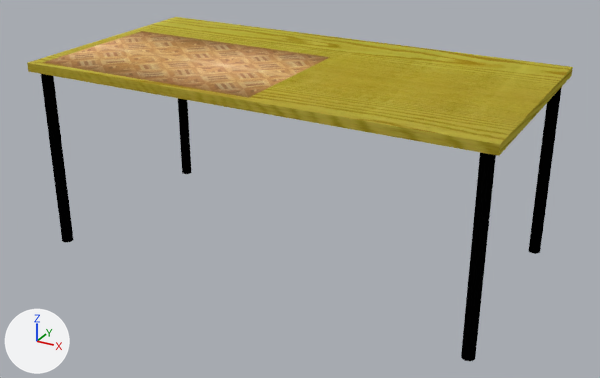
The Blender file Table top/Table.blend as it was, and as the next commit left it.
The view is the same before and after, from a 50 mm camera at (1.298, -2.345, 0.742) aimed at (0.027, -0.034, -0.414). The axes (+X, +Y, +Z) are drawn at lower left. The lights are the same throughout.

In view in the first picture: 'Table'.
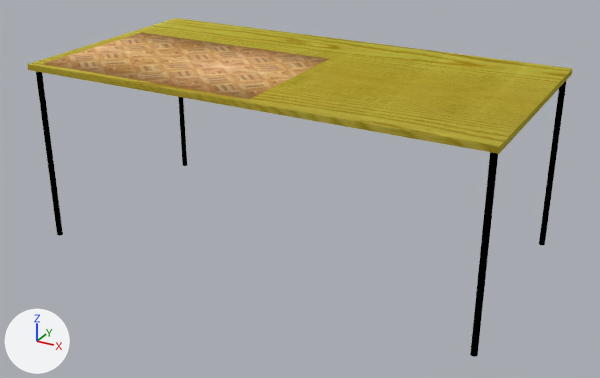
What differs and where, as boxes [x1, y1, x2, y2] in the pictures (600 x 378 px; the box of a moved part takes in the faces that stretch with it):
```json
{"object": "Table", "change": "reshaped, moved, rescaled", "before": [27, 17, 573, 361], "after": [27, 18, 573, 357]}
{"part": 1, "of": "me_cube", "change": "added", "after": [539, 81, 566, 245], "on screen": "black"}
{"part": 2, "of": "me_cube", "change": "moved or reshaped", "before": [27, 17, 573, 156], "after": [27, 18, 573, 154]}
{"part": 3, "of": "me_cube", "change": "added", "after": [470, 152, 498, 357], "on screen": "black"}
{"part": 4, "of": "me_cube", "change": "added", "after": [36, 72, 63, 236], "on screen": "black"}
{"part": 5, "of": "me_cube", "change": "cut back", "before": [41, 74, 562, 361], "after": [178, 97, 187, 166]}
```

Scene script edits in JSON lines:
```json
{"block": "me_cube", "where": "# used by ob_table; location = (0.0, 0.0, 0.0); scale = (8.0, 4.1, 0.15)"}
{"op": "remove", "block": "me_cube", "code": "me_cube.from_pydata(...)  # 268 vertices, 146 faces; spans x -0.1..0.1, y -0.1..0.1, z -4.37..0.1"}
{"op": "add", "block": "me_cube", "code": "me_cube.from_pydata(...)  # 268 vertices, 146 faces; spans x -0.1..0.3, y -0.3..0.1, z -4.4..0.07"}
{"block": "me_cube", "change": "me_cube part 1: a new loose piece, a 32-sided cylinder along z spanning x 0.2925..0.2975, y 0.0851..0.0949, z -4.4019..-0.0336, in mat_table (picture img_table_top_png)"}
{"block": "me_cube", "change": "me_cube part 2: the loose piece of 12 vertices spanning x -0.1..0.1, y -0.1..0.1, z -0.1..0.1 is scaled about its middle by (2, 2, 0.699), then moved by (0.1, -0.1, 0.0)"}
{"block": "me_cube", "change": "me_cube part 3: a new loose piece, a 32-sided cylinder along z spanning x 0.2925..0.2975, y -0.29..-0.2802, z -4.4019..-0.0336, in mat_table (picture img_table_top_png)"}
{"block": "me_cube", "change": "me_cube part 4: a new loose piece, a 32-sided cylinder along z spanning x -0.0975..-0.0925, y -0.29..-0.2802, z -4.4019..-0.0336, in mat_table (picture img_table_top_png)"}
{"block": "me_cube", "change": "me_cube part 5"}
{"block": "me_cube", "change": "224 vertices are removed from x -0.1..0.1, y -0.09..0.09, z -4.37..-0.03"}
{"block": "me_cube", "change": "135 faces are deleted"}
{"block": "me_cube", "change": "32 new vertices lie (0.0, 0.0, -4.37) away from vertices in x -0.1..-0.09, y 0.09, z -0.03"}
{"block": "me_cube", "change": "33 new faces join them"}
{"op": "set", "path": "ob_table.location", "old": "(0.0, 0.0, 0.0)", "new": "(-0.4, 0.2, 0.0)"}
{"op": "set", "path": "ob_table.scale", "old": "(8.0, 4.1, 0.15)", "new": "(4.0, 2.05, 0.143)"}
```
